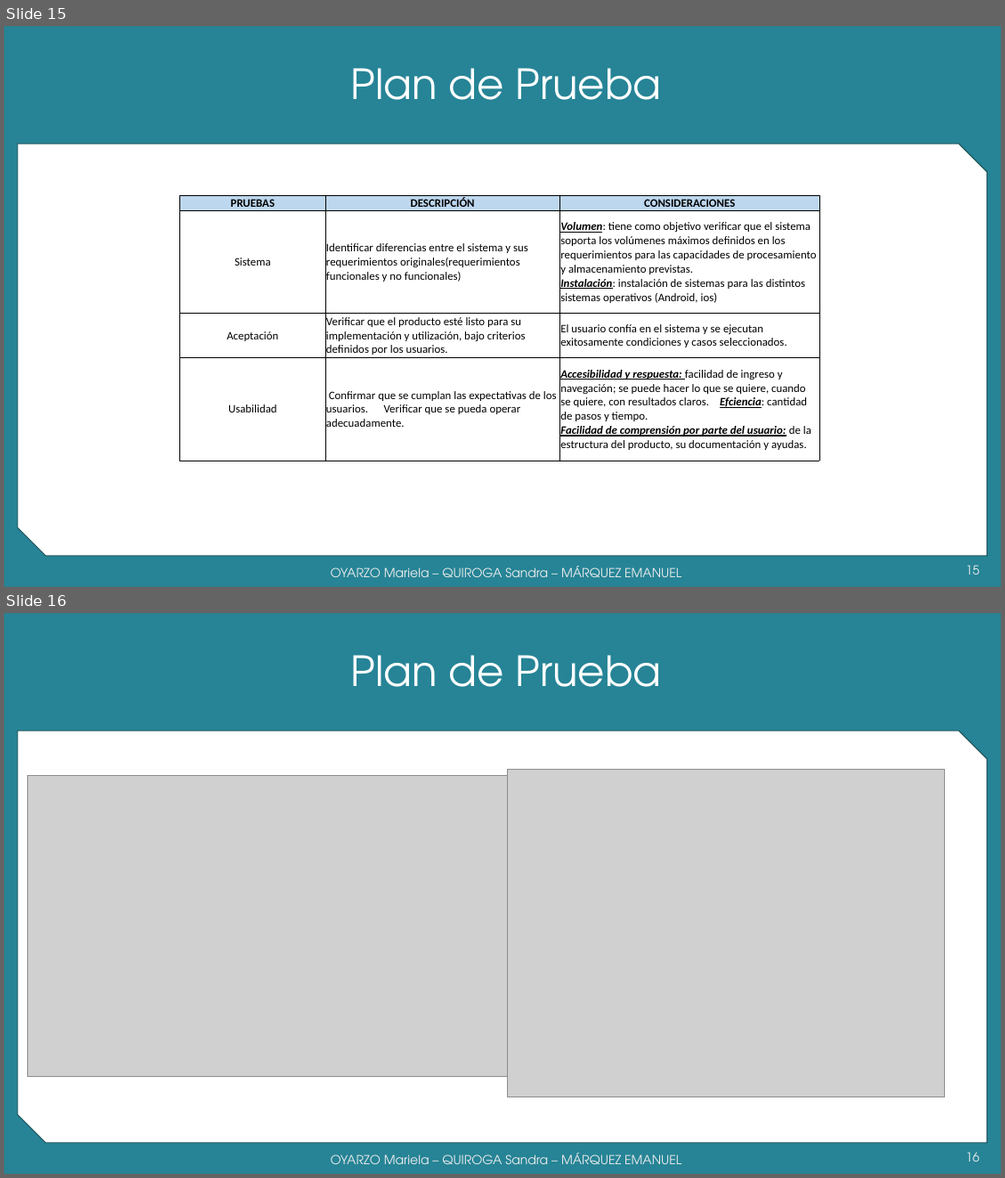
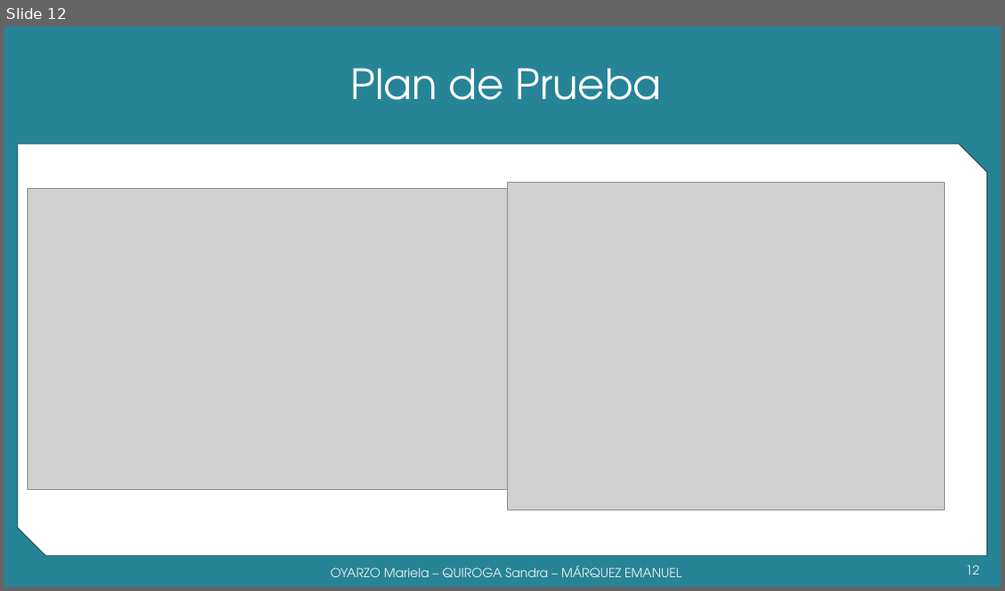
Before and after one commit to grupoyenu/yenu, a slide deck: 08. Presentaciones/Presentación 11.pptx. Shown one above the other, each under a label of ours: slides 15 and 16 before the commit, slide 12 after it. The pictures are 1005x1178 and 1005x591 pixels, drawn with LibreOffice and Linux fonts; fonts in the diff are those of the drawing; grey boxes stand for pictures; background and template pictures are left out. Boxes give left, top, right and bottom in pixels: in the first picture for what was removed or moved away, otherwise in the second. Text is boxed around its words. In the diff, an @@ line names an element or a change of style, - is before the commit and + after.

```diff
--- a/08. Presentaciones/Presentación 11.pptx
+++ b/08. Presentaciones/Presentación 11.pptx
@@ slide 15 removed at <box>4,26,1001,587</box>, background #F2F2F2; not listed: 2 template elements that a slide beside it also shows @@
@@ title removed at <box>351,68,662,100</box> @@
-Plan de Prueba
@@ table removed at <box>179,195,819,460</box>, 4 rows, 3 columns @@
-PRUEBAS | DESCRIPCIÓN | CONSIDERACIONES
-Sistema | Identificar diferencias entre el sistema y sus requerimientos originales(requerimientos funcionales y no funcionales) | Volumen: tiene como objetivo verificar que el sistema soporta los volúmenes máximos definidos en los requerimientos para las capacidades de procesamiento y almacenamiento previstas. Instalación: instalación de sistemas para las distintos sistemas operativos (Android, ios)
-Aceptación | Verificar que el producto esté listo para su implementación y utilización, bajo criterios definidos por los usuarios. | El usuario confía en el sistema y se ejecutan exitosamente condiciones y casos seleccionados.
-Usabilidad | Confirmar que se cumplan las expectativas de los usuarios. Verificar que se pueda operar adecuadamente. | Accesibilidad y respuesta: facilidad de ingreso y navegación; se puede hacer lo que se quiere, cuando se quiere, con resultados claros. Efciencia: cantidad de pasos y tiempo. Facilidad de comprensión por parte del usuario: de la estructura del producto, su documentación y ayudas.
@@ text removed at <box>331,565,681,577</box> @@
-OYARZO Mariela – QUIROGA Sandra – MÁRQUEZ EMANUEL
@@ page number removed at <box>965,564,979,574</box> @@
-15
@@ what was slide 16 is now slide 12 @@
@@ page number at <box>965,564,979,574</box>: text changed @@
-16
+12
```
Also in this commit, not shown: 2 slides changed, 3 other slides removed.
